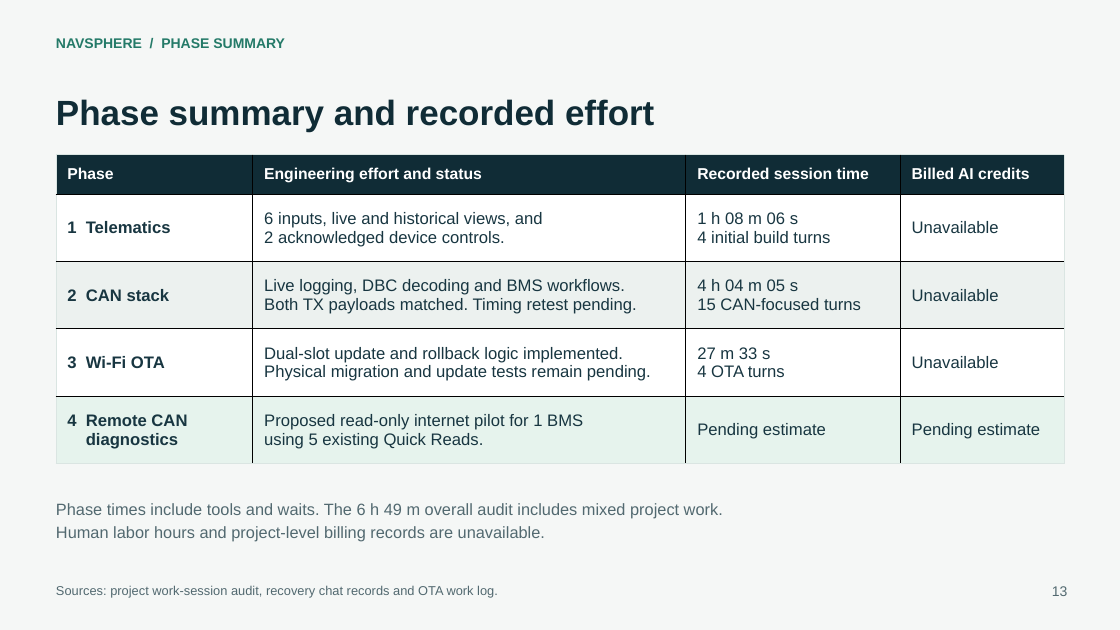
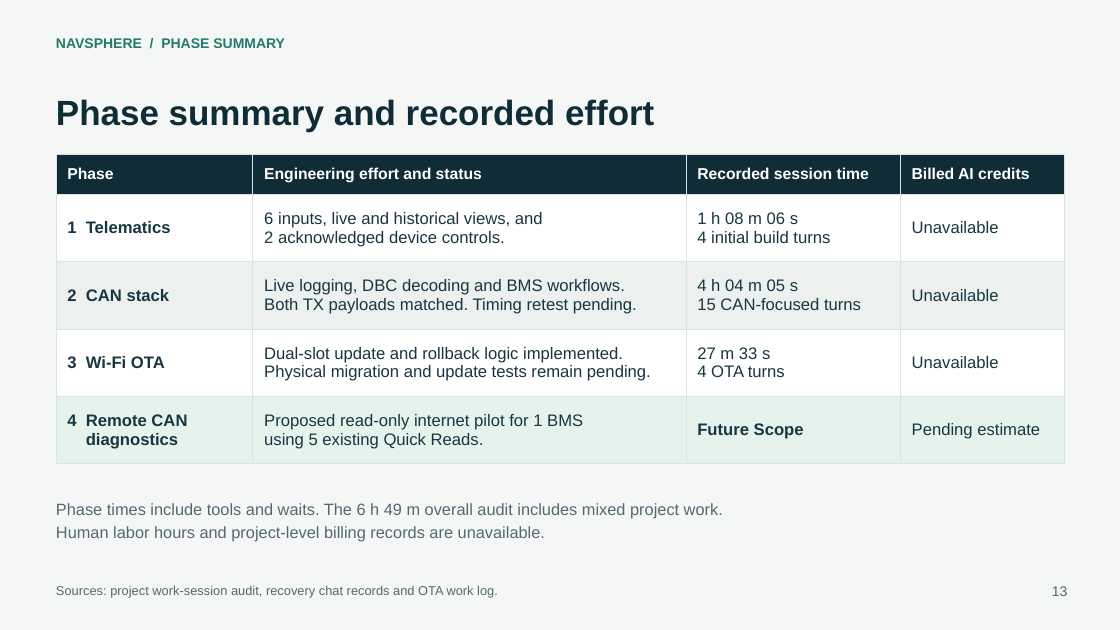
Before and after one commit to Charanmakkar/esp32_telematics-compelete_solution, a slide deck: slide 13 of output/reports/NavSphere_Stakeholder_Presentation.pptx. Drawn at 1120x630 pixels with LibreOffice and Linux fonts; fonts in the diff are those of the drawing. Boxes give left, top, right and bottom in pixels: in the first picture for what was removed or moved away, otherwise in the second. Text is boxed around its words. In the diff, an @@ line names an element or a change of style, - is before the commit and + after.

```diff
--- a/output/reports/NavSphere_Stakeholder_Presentation.pptx
+++ b/output/reports/NavSphere_Stakeholder_Presentation.pptx
@@ table at [56,155,1065,464] @@
-row 5, column 3: Pending estimate
+row 5, column 3: Future Scope
@@ borders changed @@
```
Also in this commit, not shown: 1 other slide changed, 3 other files.
